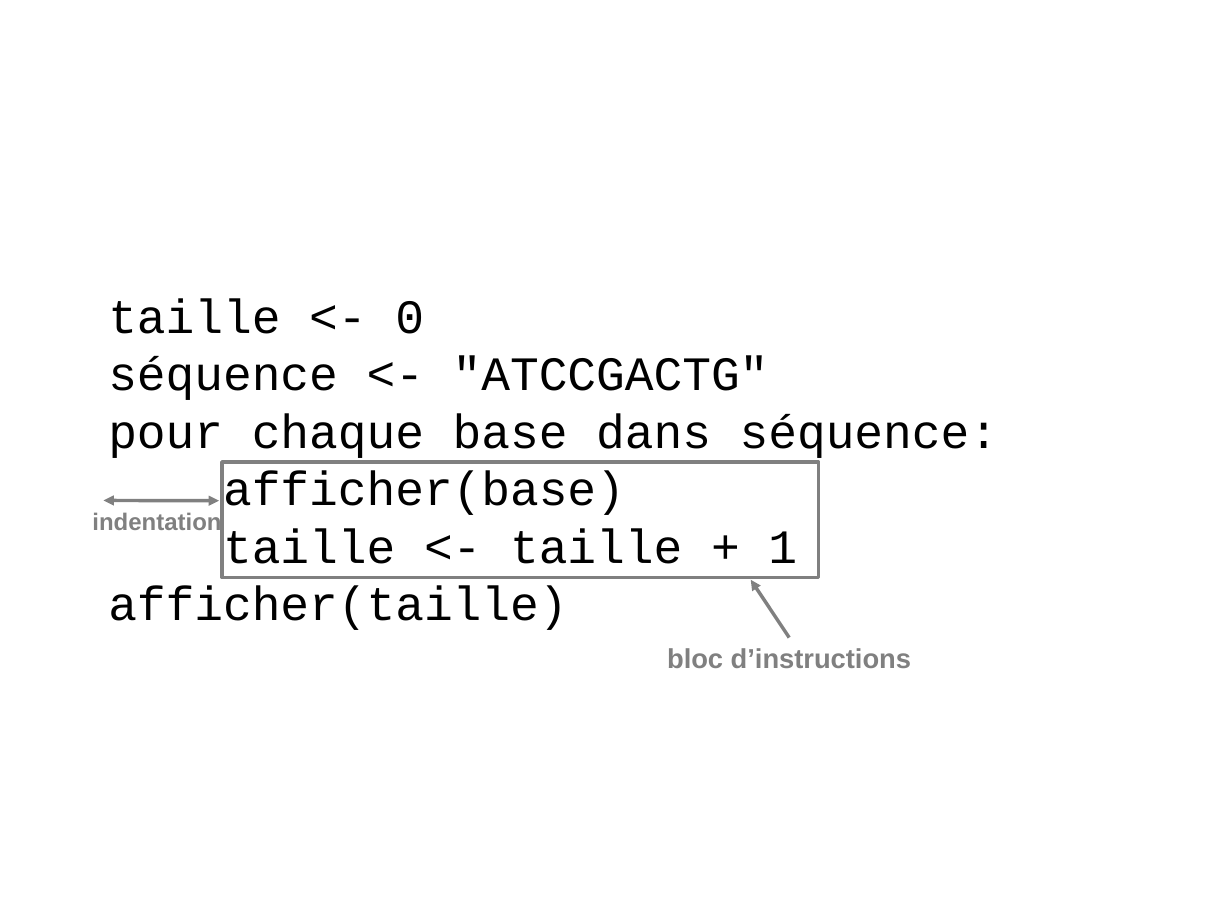
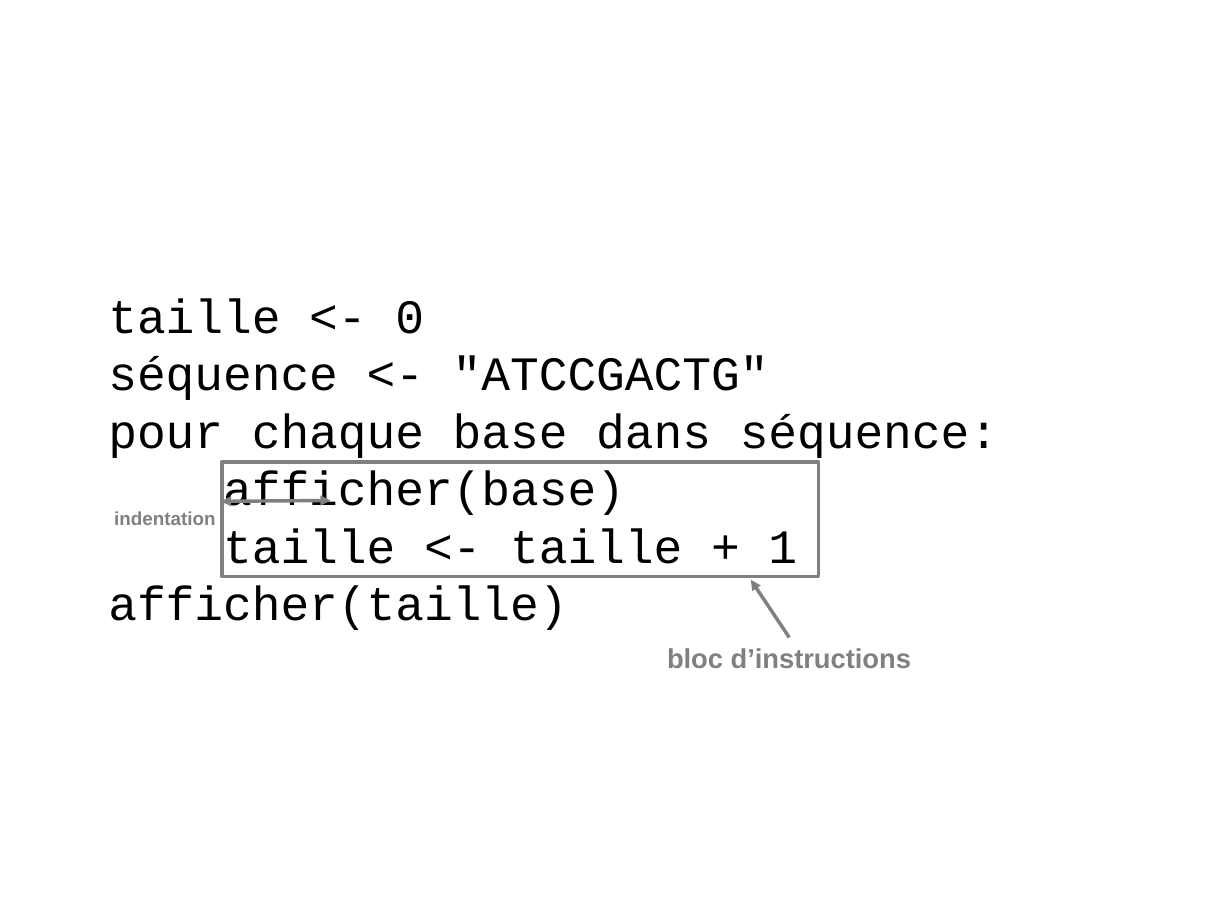
Before and after one commit to bioinfo-prog/cours-python, a slide deck: slide 1 of img/indentation_bloc_instructions.pptx. Drawn at 1232x924 pixels with LibreOffice and Linux fonts; fonts in the diff are those of the drawing. Boxes give left, top, right and bottom in pixels: in the first picture for what was removed or moved away, otherwise in the second. Text is boxed around its words. In the diff, an @@ line names an element or a change of style, - is before the commit and + after.

```diff
--- a/img/indentation_bloc_instructions.pptx
+++ b/img/indentation_bloc_instructions.pptx
@@ text "indentation" moved from (x1=92, y1=511, x2=221, y2=536) to (x1=114, y1=511, x2=215, y2=525) @@
@@ text "indentation" at (x1=114, y1=511, x2=215, y2=525): size 14 to 11 pt @@
@@ double arrow removed from (219, 500) to (103, 500) @@
@@ freeform shape added at (x1=221, y1=500, x2=330, y2=501), outline #808080 2.01 pt @@
```
Also in this commit, not shown: 2 other files.
